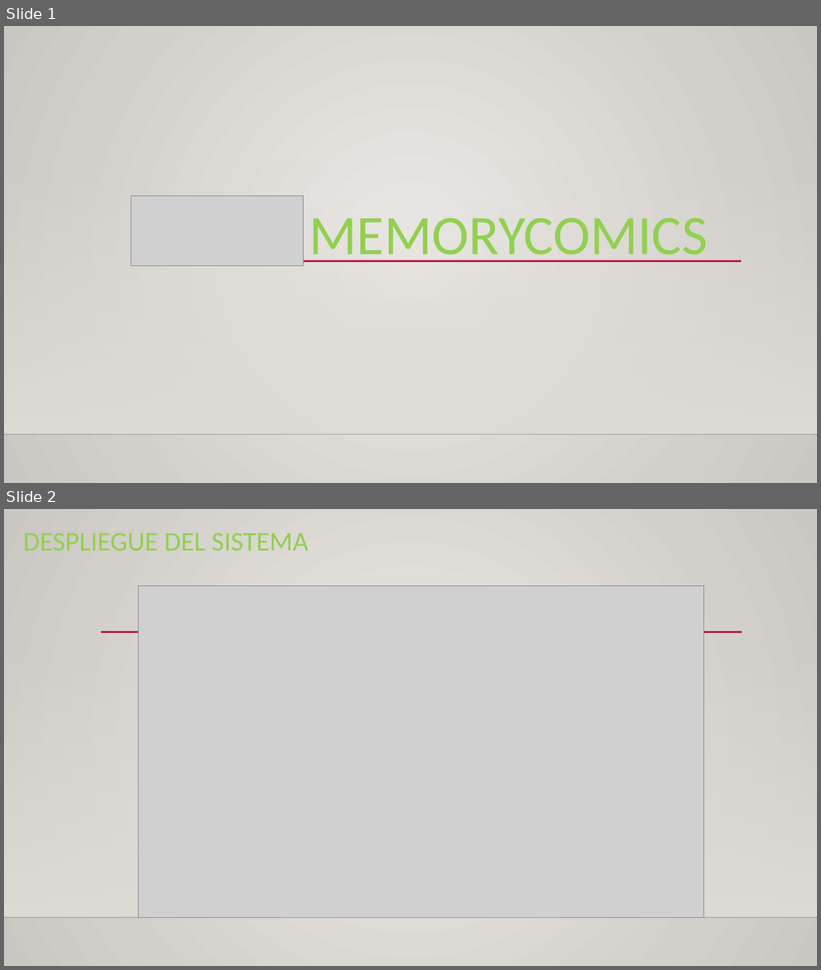
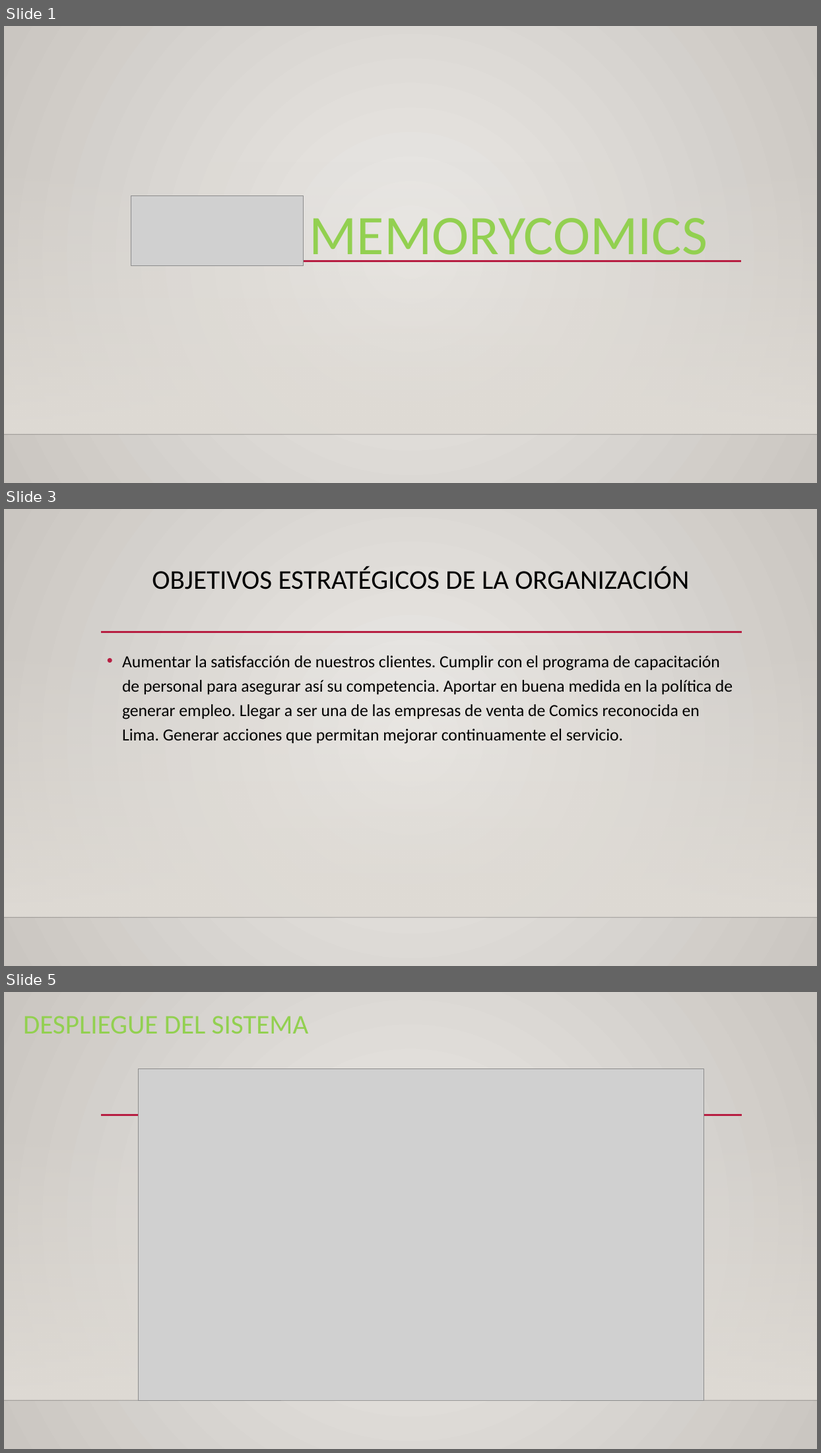
Before and after one commit to sigiandre/ComicSoluction, a slide deck: MEMORYCOMICS.pptx. Shown one above the other, each under a label of ours: slides 1 and 2 before the commit, slides 1, 3 and 5 after it; the slides between them are not shown. The pictures are 821x970 and 821x1453 pixels, drawn with LibreOffice and Linux fonts; fonts in the diff are those of the drawing; grey boxes stand for pictures; background and template pictures are left out. Boxes give left, top, right and bottom in pixels: in the first picture for what was removed or moved away, otherwise in the second. Text is boxed around its words. In the diff, an @@ line names an element or a change of style, - is before the commit and + after.

Commit message:
version comic 4

```diff
--- a/MEMORYCOMICS.pptx
+++ b/MEMORYCOMICS.pptx
@@ slide 3 added at <box>4,509,817,966</box>, background gradient #ECEAE7 to #CAC7C1; not listed: 3 template elements that a slide beside it also shows @@
@@ title added at <box>152,566,689,590</box>, 32 pt, text #000000 @@
+OBJETIVOS ESTRATÉGICOS DE LA ORGANIZACIÓN
@@ text added at <box>122,656,733,744</box>, 20 pt, text #000000 @@
+• Aumentar la satisfacción de nuestros clientes. Cumplir con el programa de capacitación de personal para asegurar así su competencia. Aportar en buena medida en la política de generar empleo. Llegar a ser una de las empresas de venta de Comics reconocida en Lima. Generar acciones que permitan mejorar continuamente el servicio.
@@ what was slide 2 is now slide 5 @@
```
Also in this commit, not shown: 2 other slides added.
